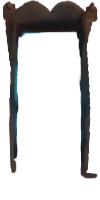
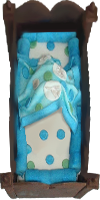
Two versions of the same layered image (100 × 200). Layer-by-layer changes:
showed "Layer 1" over [0, 0, 100, 200]
